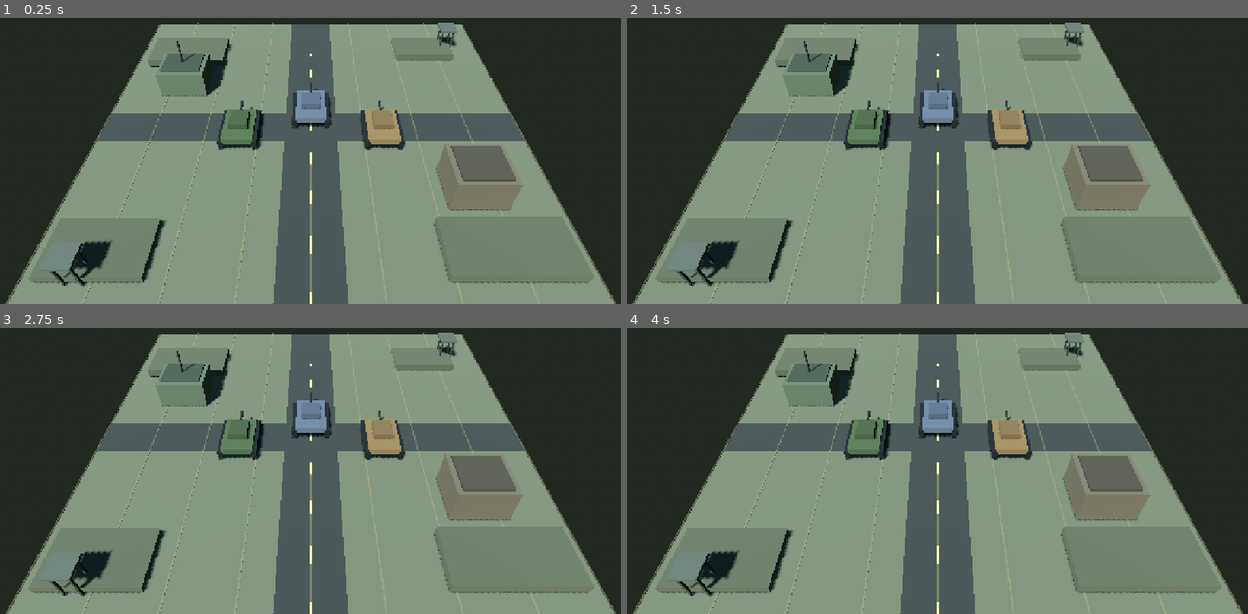
Above: before the commit, frames 1-4 (two rows, left to right).
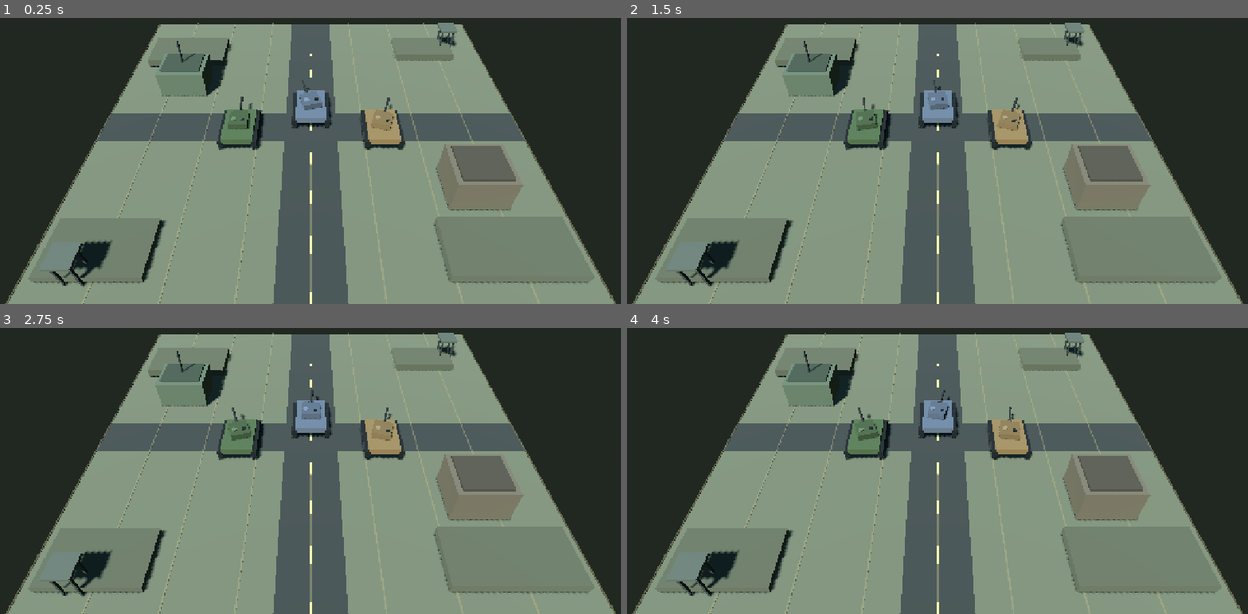
Above: after the commit, the same moments.

Repository: Jamalalbaroty/storm-generals-mobil
Game: Godot game, scene res://prototype_3d/battlefield_3d.tscn
Two runs of this game, one before a commit and one after it. Both use one fixed random seed, a clock stepped at 60 frames per second and the inputs below. This scene is started directly instead of the project's main scene.
Inputs (mouse positions are in pixels of both pictures, inside the frame that each line leads up to):
- Up to frame 1 (0.25 s): no input
- Up to frame 2 (1.5 s): tap Enter at 0.5 s; move the mouse to (1080, 106) at 0.52 s; click (1080, 106) at 0.67 s; tap Space at 1.25 s; drag from (807, 143) to (906, 195) at 1.27 s
- Up to frame 3 (2.75 s): tap Enter at 2 s; move the mouse to (372, 356) at 2.02 s; click (372, 356) at 2.17 s
- Up to frame 4 (4 s): tap Space at 2.75 s; drag from (906, 505) to (744, 382) at 2.77 s; tap Enter at 3.5 s; move the mouse to (1130, 488) at 3.52 s; click (1130, 488) at 3.67 s

The runs differ from the first frame. In frame 1, 0.2% of the frame differs, in the area x 37-64%, y 22-40%; in frame 2, 0.2%; in frame 3, 0.2%; in frame 4, 0.2%, in the area x 36-64%, y 21-40%.

Commit message:
feat: add detailed tanks and animated turret scanning

Diff:
--- a/prototype_3d/battlefield_3d.gd
+++ b/prototype_3d/battlefield_3d.gd
@@ -13,6 +13,8 @@
 var touch_points: Dictionary = {}
 var last_pinch_distance := 0.0
 var mouse_pan_active := false
+var showcase_turrets: Array[Node3D] = []
+var turret_scan_clock := 0.0
 
 func _ready() -> void:
 	_build_environment()
@@ -21,6 +23,13 @@
 	_build_camera()
 	_build_lighting()
 	_build_showcase_units()
+
+func _process(delta: float) -> void:
+	turret_scan_clock += delta
+	for i in range(showcase_turrets.size()):
+		var pivot := showcase_turrets[i]
+		if is_instance_valid(pivot):
+			pivot.rotation.y = sin(turret_scan_clock * 0.42 + float(i) * 2.1) * 0.34
 
 func _build_environment() -> void:
 	var world := WorldEnvironment.new()
@@ -276,24 +285,74 @@
 		track.material_override = _make_armour_material(Color(0.12, 0.13, 0.12))
 		tank.add_child(track)
 
+	# Rotating turret pivot keeps the gun and armour aligned while scanning.
+	var turret_pivot := Node3D.new()
+	turret_pivot.position = Vector3(0.0, 1.55, -0.15)
+	tank.add_child(turret_pivot)
+	showcase_turrets.append(turret_pivot)
+
 	var turret := MeshInstance3D.new()
 	var turret_mesh := BoxMesh.new()
 	turret_mesh.size = Vector3(1.8, 0.62, 2.0)
 	turret.mesh = turret_mesh
-	turret.position = Vector3(0.0, 1.55, -0.15)
+	turret.position.y = 0.0
 	turret.material_override = _make_armour_material(faction_color.darkened(0.12))
-	tank.add_child(turret)
+	turret_pivot.add_child(turret)
+
+	var mantlet := MeshInstance3D.new()
+	var mantlet_mesh := CylinderMesh.new()
+	mantlet_mesh.top_radius = 0.28
+	mantlet_mesh.bottom_radius = 0.28
+	mantlet_mesh.height = 0.72
+	mantlet.mesh = mantlet_mesh
+	mantlet.rotation_degrees.z = 90.0
+	mantlet.position = Vector3(0.0, 0.02, -0.92)
+	mantlet.material_override = _make_armour_material(Color(0.18, 0.19, 0.17))
+	turret_pivot.add_child(mantlet)
 
 	var barrel := MeshInstance3D.new()
 	var barrel_mesh := CylinderMesh.new()
-	barrel_mesh.top_radius = 0.09
+	barrel_mesh.top_radius = 0.085
 	barrel_mesh.bottom_radius = 0.13
-	barrel_mesh.height = 2.5
+	barrel_mesh.height = 2.7
 	barrel.mesh = barrel_mesh
 	barrel.rotation_degrees.x = 90.0
-	barrel.position = Vector3(0.0, 1.58, -1.75)
+	barrel.position = Vector3(0.0, 0.04, -2.05)
 	barrel.material_override = _make_armour_material(Color(0.16, 0.17, 0.15))
-	tank.add_child(barrel)
+	turret_pivot.add_child(barrel)
+
+	# Low-profile commander's hatch and sight block add readable tank silhouettes.
+	var hatch := MeshInstance3D.new()
+	var hatch_mesh := CylinderMesh.new()
+	hatch_mesh.top_radius = 0.24
+	hatch_mesh.bottom_radius = 0.24
+	hatch_mesh.height = 0.12
+	hatch.mesh = hatch_mesh
+	hatch.position = Vector3(-0.48, 0.36, 0.18)
+	hatch.material_override = _make_armour_material(faction_color.lightened(0.08))
+	turret_pivot.add_child(hatch)
+
+	var sight := MeshInstance3D.new()
+	var sight_mesh := BoxMesh.new()
+	sight_mesh.size = Vector3(0.34, 0.18, 0.28)
+	sight.mesh = sight_mesh
+	sight.position = Vector3(0.48, 0.34, 0.35)
+	sight.material_override = _make_armour_material(Color(0.10, 0.13, 0.12))
+	turret_pivot.add_child(sight)
+
+	# Six road wheels per side, partially visible beneath the tracks.
+	for side in [-1.0, 1.0]:
+		for wheel_index in range(6):
+			var wheel := MeshInstance3D.new()
+			var wheel_mesh := CylinderMesh.new()
+			wheel_mesh.top_radius = 0.34
+			wheel_mesh.bottom_radius = 0.34
+			wheel_mesh.height = 0.16
+			wheel.mesh = wheel_mesh
+			wheel.rotation_degrees.z = 90.0
+			wheel.position = Vector3(side * 1.78, 0.48, -1.65 + wheel_index * 0.66)
+			wheel.material_override = _make_armour_material(Color(0.19, 0.20, 0.18))
+			tank.add_child(wheel)
 
 func _make_armour_material(tint: Color) -> StandardMaterial3D:
 	var material := StandardMaterial3D.new()
